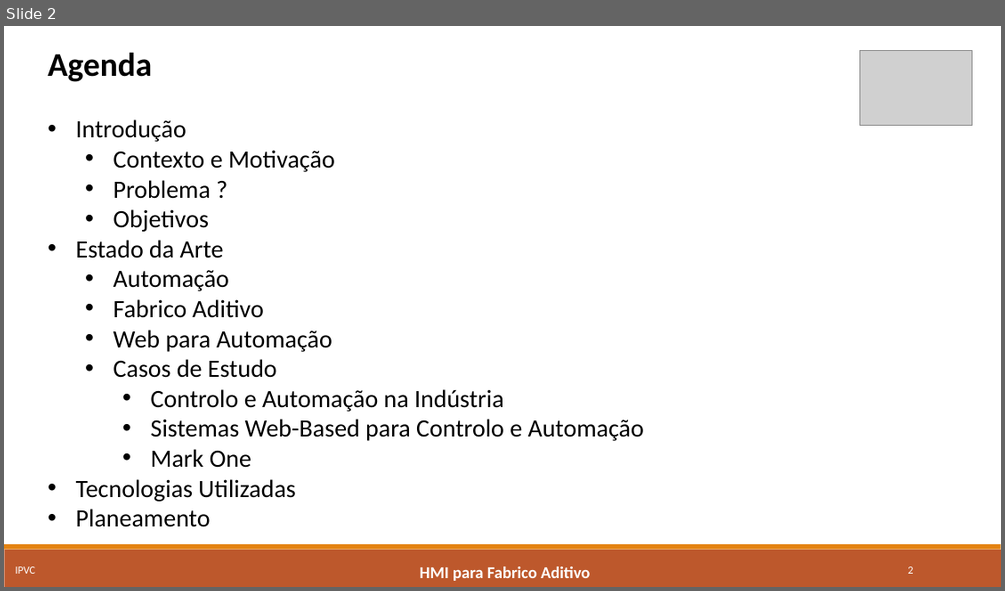
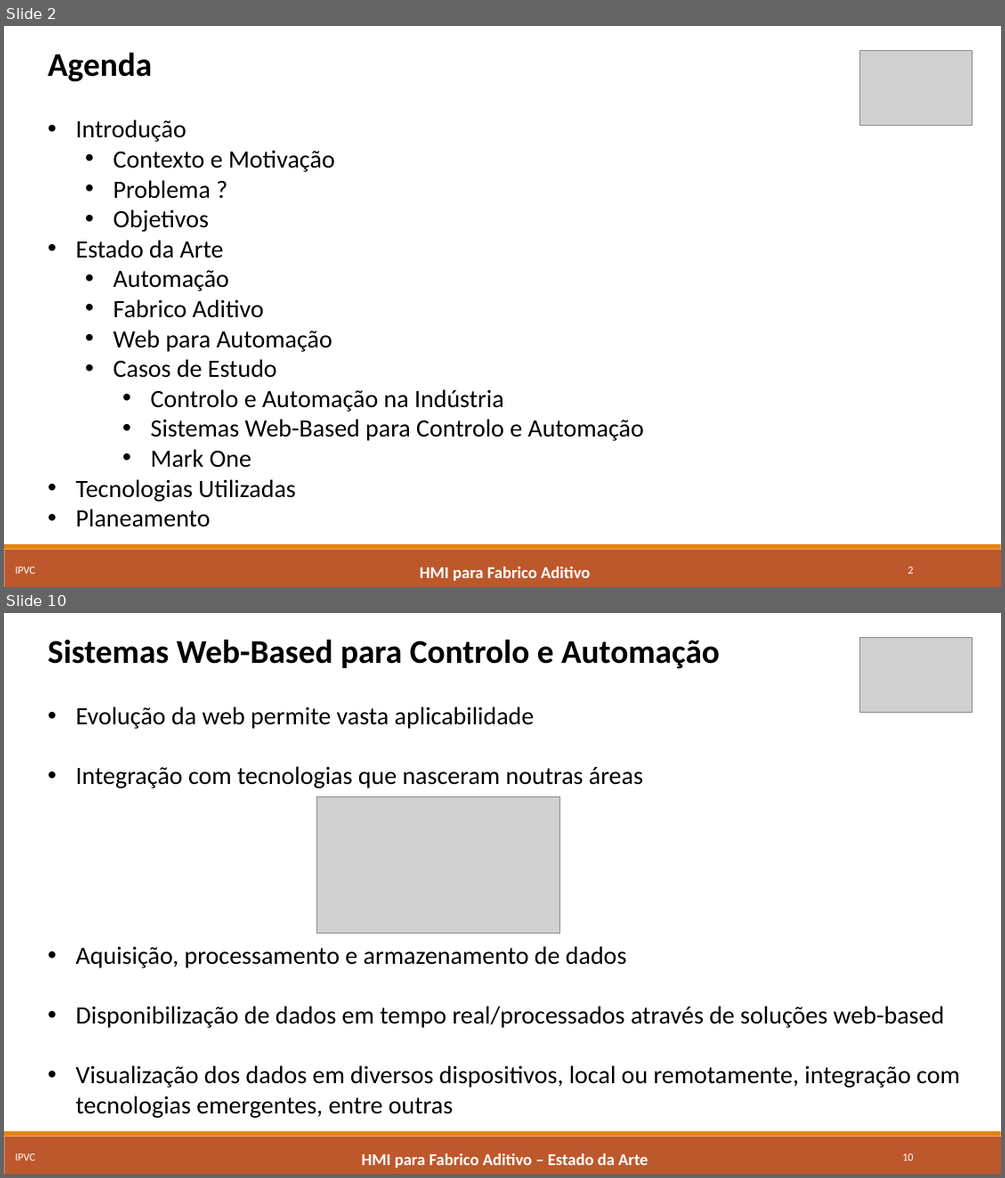
Before and after one commit to marcorlsrodrigues/projeto, a slide deck: Apresentacao Intermedia - Marco Rodrigues.pptx. Shown one above the other, each under a label of ours: slide 2 before the commit, slides 2 and 10 after it; the slides between them are not shown. The pictures are 1005x591 and 1005x1178 pixels, drawn with LibreOffice and Linux fonts; fonts in the diff are those of the drawing; grey boxes stand for pictures. Boxes give left, top, right and bottom in pixels: in the first picture for what was removed or moved away, otherwise in the second. Text is boxed around its words. In the diff, an @@ line names an element or a change of style, - is before the commit and + after.

```diff
--- a/Apresentacao Intermedia - Marco Rodrigues.pptx
+++ b/Apresentacao Intermedia - Marco Rodrigues.pptx
@@ slide 10 added at bbox=[4, 613, 1001, 1174], background #FFFFFF; not listed: 2 template elements that a slide beside it also shows @@
@@ text added at bbox=[48, 639, 960, 1118], 24 pt, text #000000 @@
+Sistemas Web-Based para Controlo e Automação
+• Evolução da web permite vasta aplicabilidade
+• Integração com tecnologias que nasceram noutras áreas
+• Aquisição, processamento e armazenamento de dados
+• Disponibilização de dados em tempo real/processados através de soluções web-based
+• Visualização dos dados em diversos dispositivos, local ou remotamente, integração com tecnologias emergentes, entre outras
@@ picture added at bbox=[860, 638, 972, 713] @@
@@ picture added at bbox=[317, 796, 560, 933] @@
@@ text added at bbox=[16, 1153, 36, 1160], 10.5 pt, text #FFFFFF @@
+IPVC
@@ text added at bbox=[362, 1153, 647, 1167], 16 pt, text #FFFFFF, bold @@
+HMI para Fabrico Aditivo – Estado da Arte
@@ page number added at bbox=[902, 1153, 913, 1160], 10.5 pt, text #FFFFFF @@
+10
```
Also in this commit, not shown: 4 slides changed, 6 other slides added, 7 slides removed, 4 other files.
